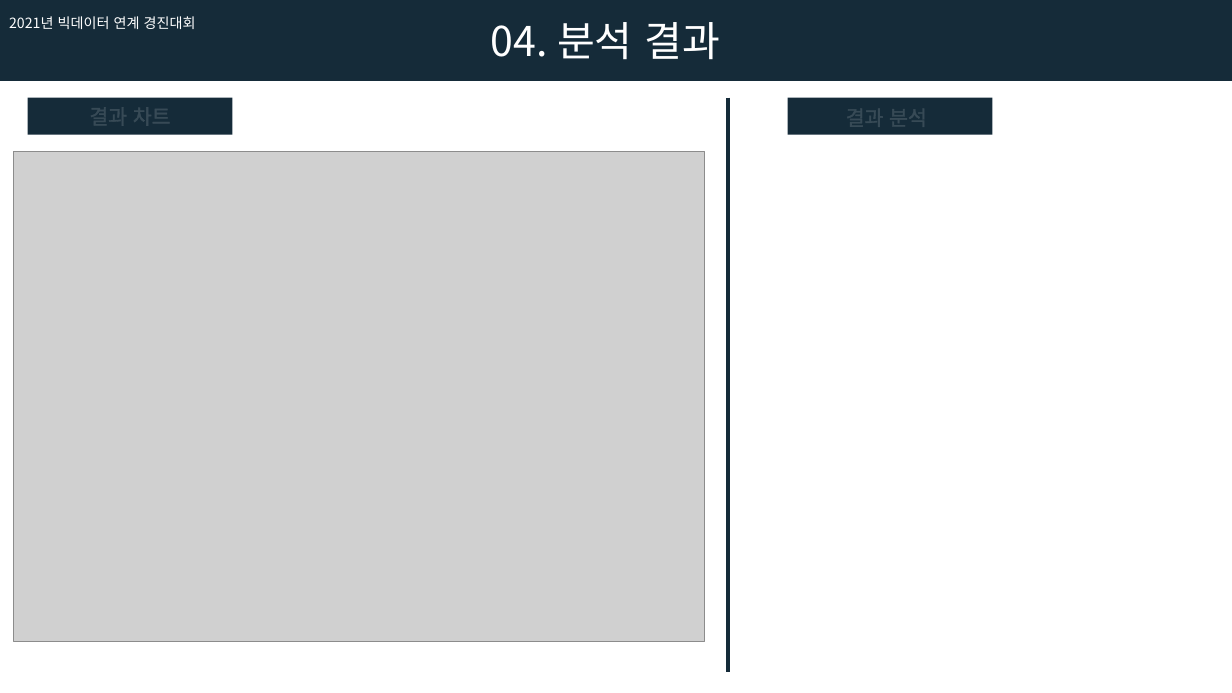
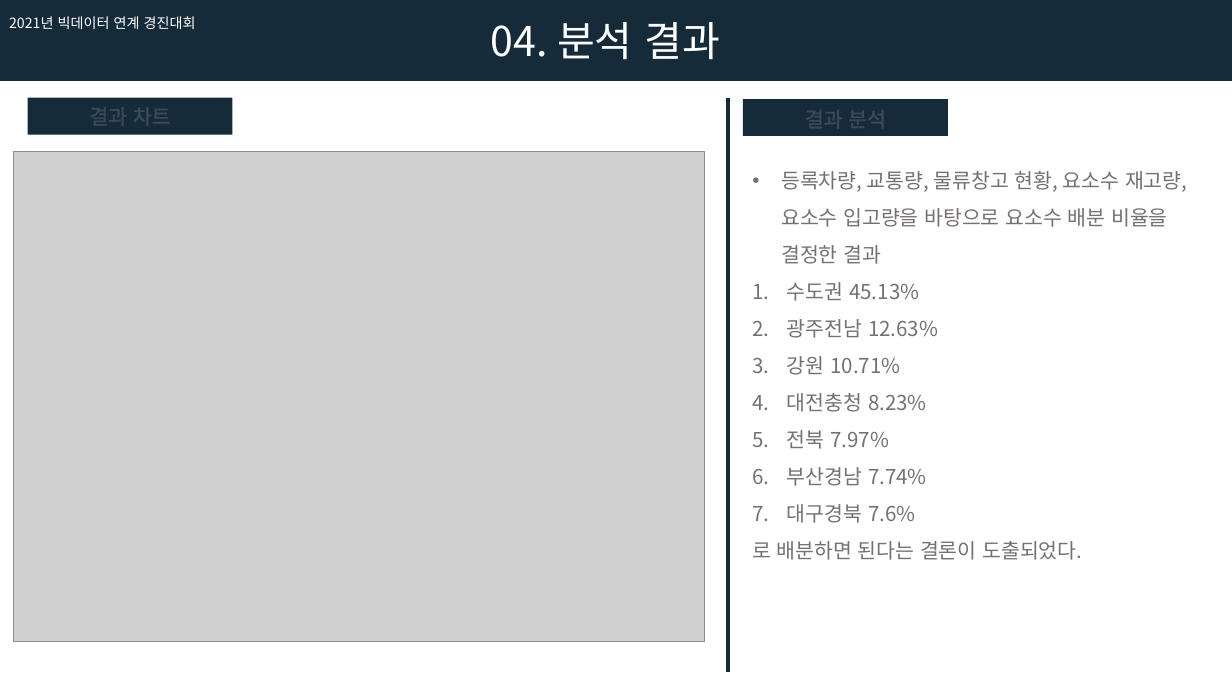
Before and after one commit to SungJun98/UOS_2021_BigData_Contest, a slide deck: slide 5 of 2021_UOS_Contest_1124.pptx. Drawn at 1232x693 pixels with LibreOffice and Linux fonts; fonts in the diff are those of the drawing; grey boxes stand for pictures. Boxes give left, top, right and bottom in pixels: in the first picture for what was removed or moved away, otherwise in the second. Text is boxed around its words. In the diff, an @@ line names an element or a change of style, - is before the commit and + after.

```diff
--- a/2021_UOS_Contest_1124.pptx
+++ b/2021_UOS_Contest_1124.pptx
@@ rectangle: place and size @@
-rectangle at (787,98,993,135)
+rectangle at (743,99,948,136)
@@ text added at (752,171,1187,560), 16 pt, text #767171 @@
+• 등록차량, 교통량, 물류창고 현황, 요소수 재고량, 요소수 입고량을 바탕으로 요소수 배분 비율을 결정한 결과
+1. 수도권 45.13%
+2. 광주전남 12.63%
+3. 강원 10.71%
+4. 대전충청 8.23%
+5. 전북 7.97%
+6. 부산경남 7.74%
+7. 대구경북 7.6%
+로 배분하면 된다는 결론이 도출되었다.
```
Also in this commit, not shown: 1 other slide changed.
